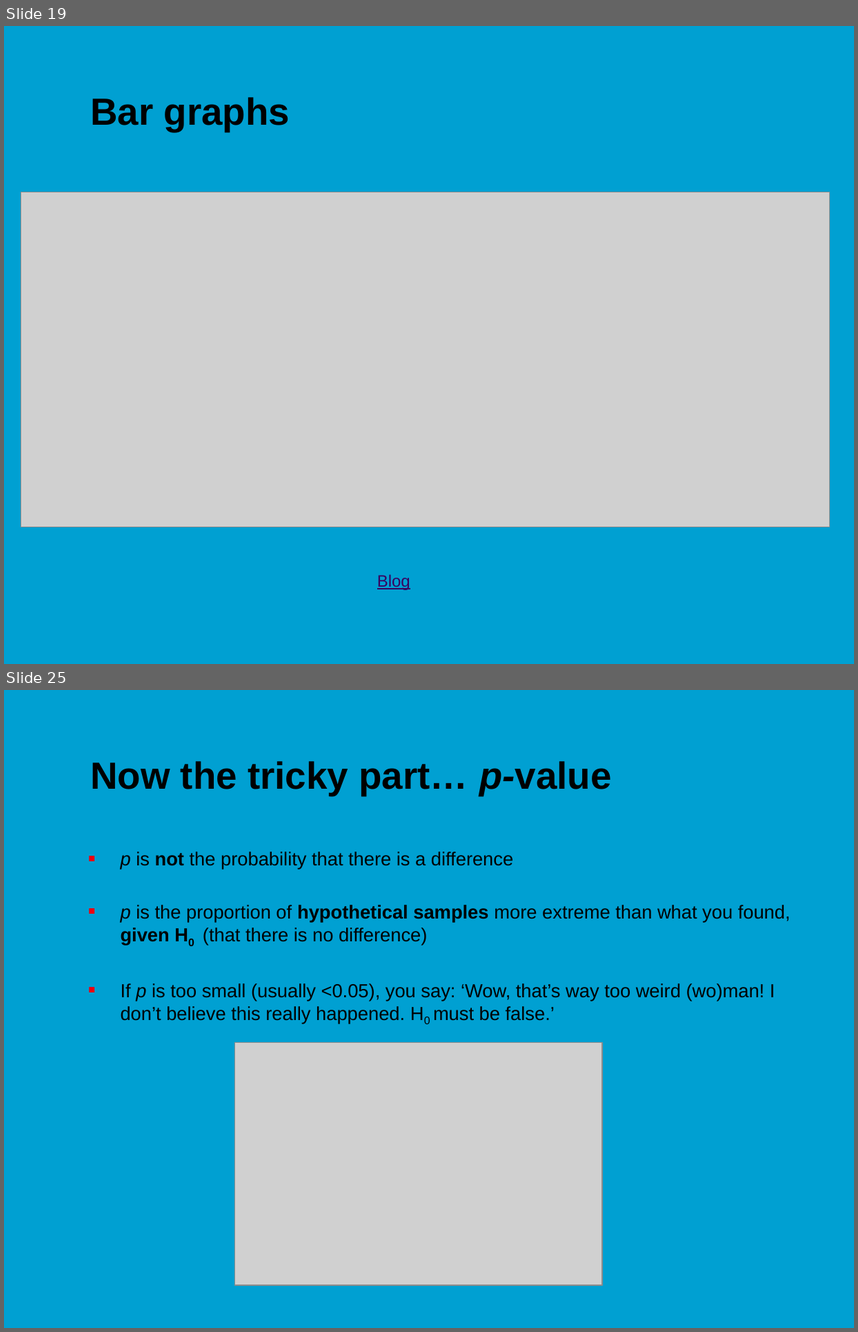
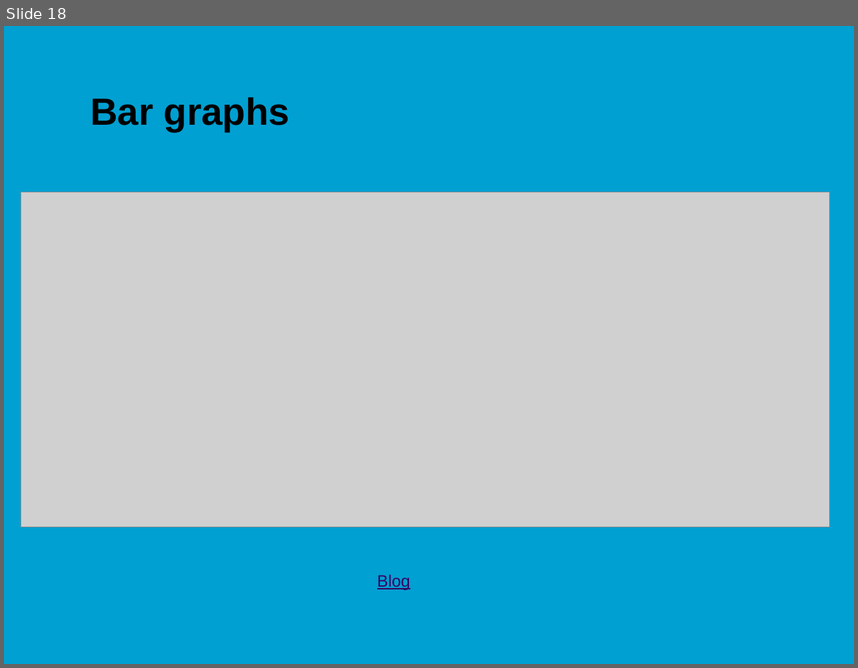
Before and after one commit to jonasmoons/data-driven-learning, a slide deck: slides/Week 2.pptx. Shown one above the other, each under a label of ours: slides 19 and 25 before the commit, slide 18 after it; the slides between them are not shown. The pictures are 858x1332 and 858x668 pixels, drawn with LibreOffice and Linux fonts; fonts in the diff are those of the drawing; grey boxes stand for pictures; background and template pictures are left out. Boxes give left, top, right and bottom in pixels: in the first picture for what was removed or moved away, otherwise in the second. Text is boxed around its words. In the diff, an @@ line names an element or a change of style, - is before the commit and + after.

```diff
--- a/slides/Week 2.pptx
+++ b/slides/Week 2.pptx
@@ slide 25 removed at box(4, 690, 854, 1328), background picture (left out) @@
@@ title removed at box(90, 761, 612, 795) @@
-Now the tricky part… p-value
@@ text removed at box(121, 851, 791, 1023) @@
-■ p is not the probability that there is a difference
-■ p is the proportion of hypothetical samples more extreme than what you found, given H0 (that there is no difference)
-■ If p is too small (usually <0.05), you say: ‘Wow, that’s way too weird (wo)man! I don’t believe this really happened. H0 must be false.’
@@ picture removed at box(235, 1042, 602, 1284) @@
@@ what was slide 19 is now slide 18 @@
```
Also in this commit, not shown: 5 slides changed, 10 slides added, 11 other slides removed, 55 other files.
